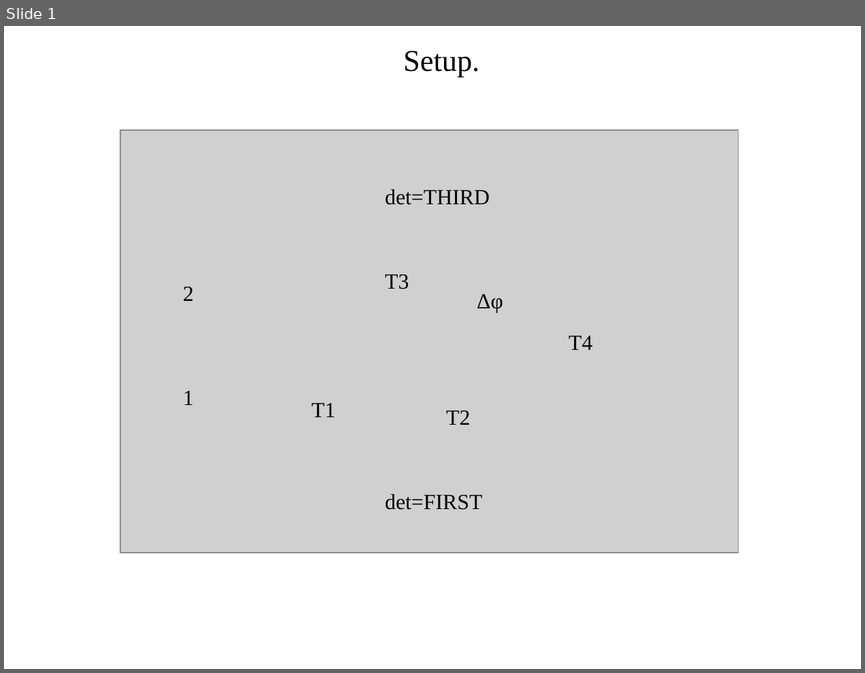
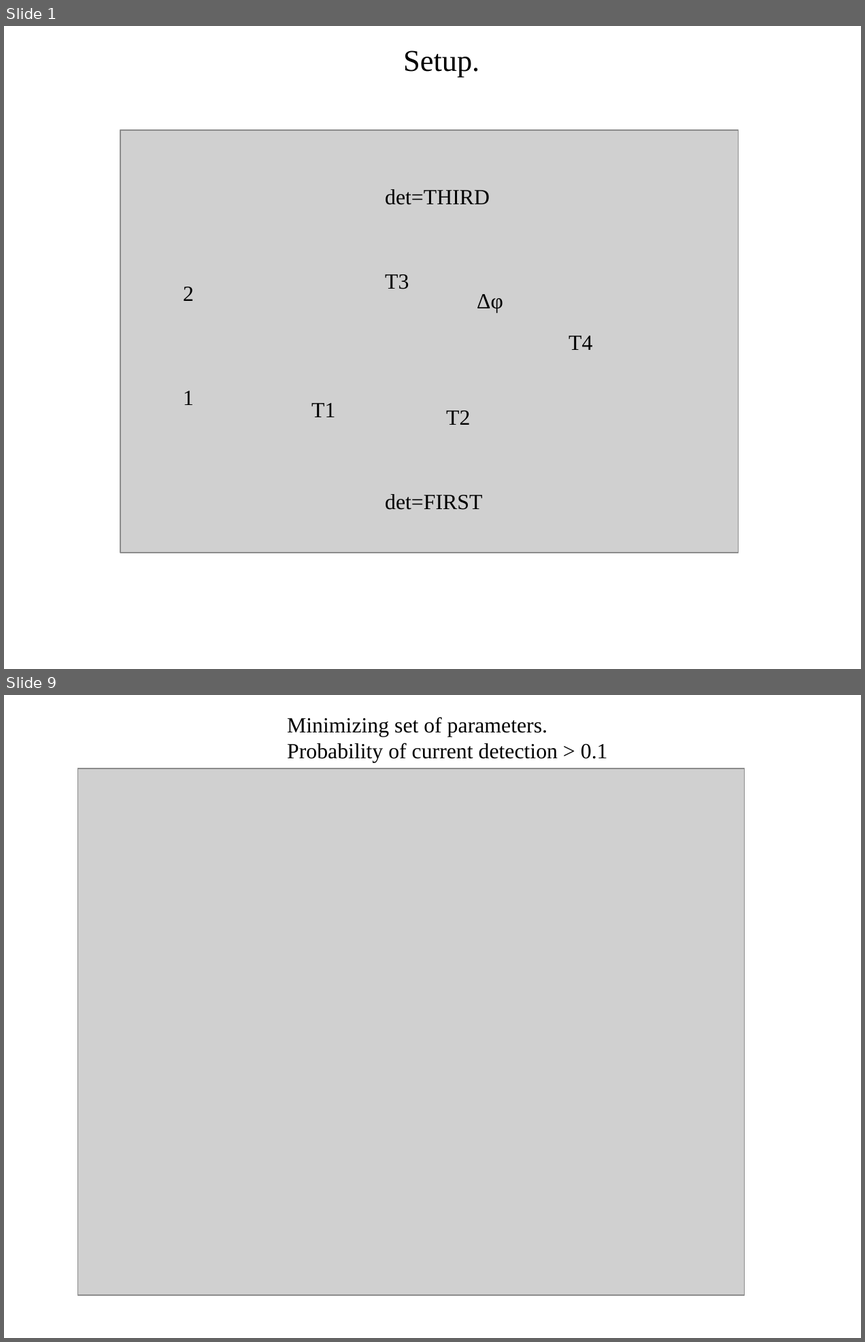
Before and after one commit to matthewR1993/qscheme, a slide deck: results/res17/res17.odp. Shown one above the other, each under a label of ours: slide 1 before the commit, slides 1 and 9 after it; the slides between them are not shown. The pictures are 865x673 and 865x1342 pixels, drawn with LibreOffice and Linux fonts; fonts in the diff are those of the drawing; grey boxes stand for pictures. Boxes give left, top, right and bottom in pixels: in the first picture for what was removed or moved away, otherwise in the second. Text is boxed around its words. In the diff, an @@ line names an element or a change of style, - is before the commit and + after.

```diff
--- a/results/res17/res17.odp
+++ b/results/res17/res17.odp
@@ slide 9 added at [4,695,861,1338], background #FFFFFF @@
@@ text added at [287,717,608,762], 20 pt, text #000000 @@
+Minimizing set of parameters.
+Probability of current detection > 0.1
@@ picture added at [78,768,745,1295] @@
```
Also in this commit, not shown: 4 slides changed, 3 other slides added, 21 other files.
